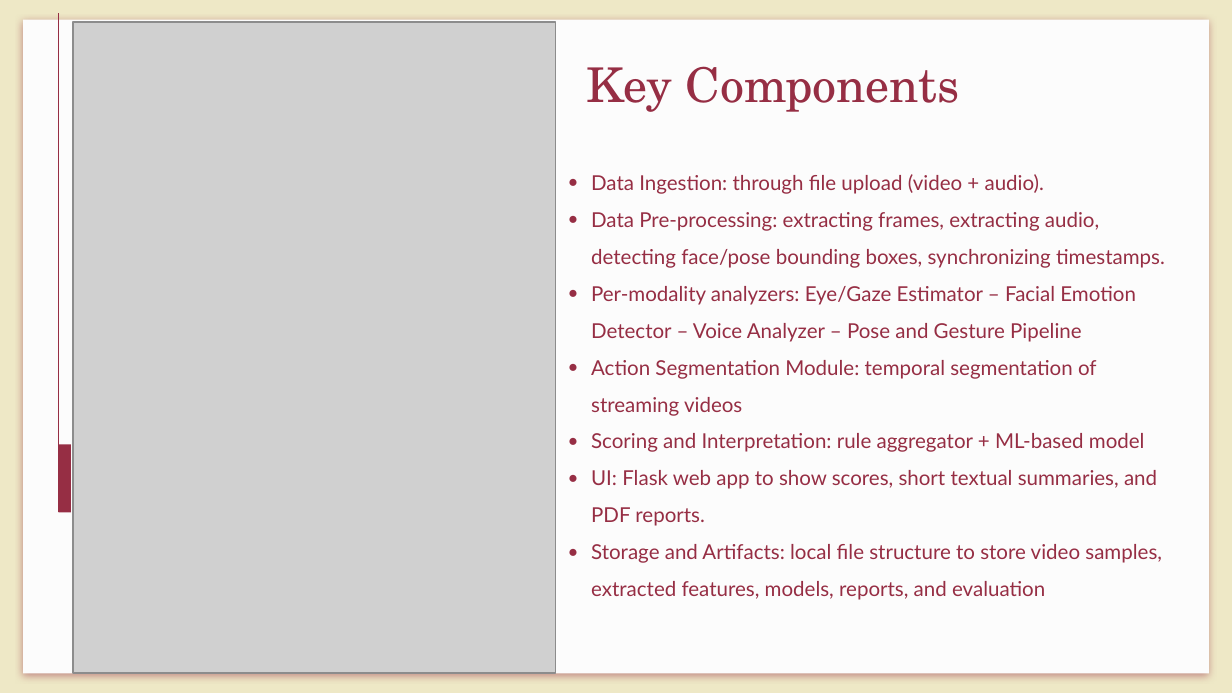
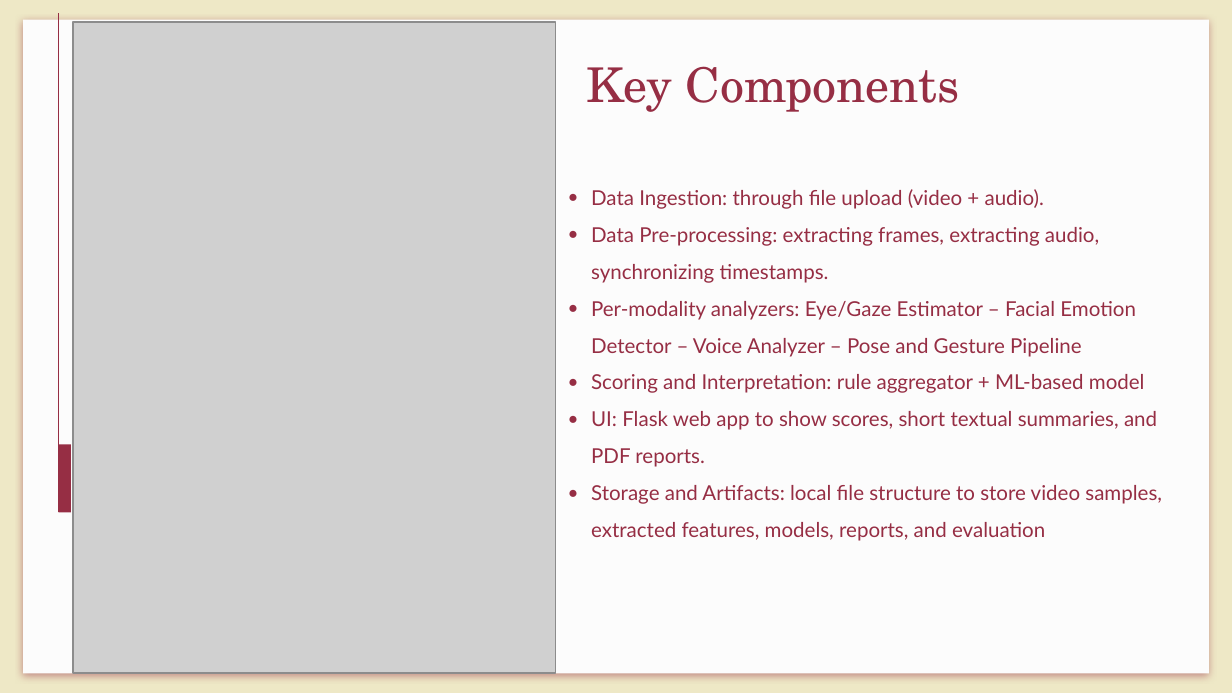
Before and after one commit to MiraPhilip12/Graduation_Project_ESLSCA, a slide deck: slide 10 of Final Milestone/Graduation_Project_Final_Presentation.pptx. Drawn at 1232x693 pixels with LibreOffice and Linux fonts; fonts in the diff are those of the drawing; grey boxes stand for pictures. Boxes give left, top, right and bottom in pixels: in the first picture for what was removed or moved away, otherwise in the second. Text is boxed around its words. In the diff, an @@ line names an element or a change of style, - is before the commit and + after.

```diff
--- a/Final Milestone/Graduation_Project_Final_Presentation.pptx
+++ b/Final Milestone/Graduation_Project_Final_Presentation.pptx
@@ subtitle "Data Ingestion: through file upload ...": place and size @@
-subtitle "Data Ingestion: through file upload ..." at [591, 174, 1165, 600]
+subtitle "Data Ingestion: through file upload ..." at [591, 189, 1162, 541]
@@ subtitle at [591, 227, 1099, 283]: text changed @@
-● Data Pre-processing: extracting frames, extracting audio, detecting face/pose bounding boxes, synchronizing timestamps.
+● Data Pre-processing: extracting frames, extracting audio, synchronizing timestamps.
@@ subtitle at [591, 360, 1097, 416]: paragraph removed @@
-● Action Segmentation Module: temporal segmentation of streaming videos
```
Also in this commit, not shown: 4 other slides changed, 1 other file.
